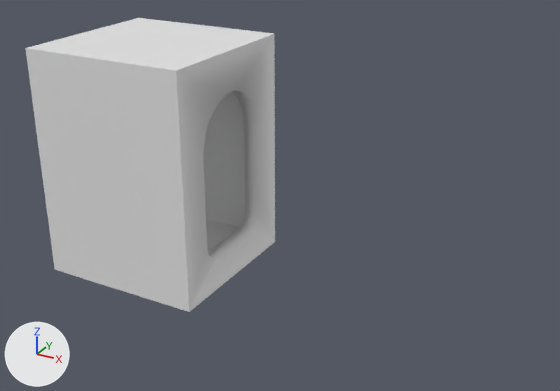
Before and after pictures for a commit that changed the Blender file Models/GroupD/Factory Kit/Rooms/Smelter Room/Wall/FI-076 Smeltery DoorFrame.blend.
Camera for both pictures: a 50 mm camera at (5.6, -7.14, 4.76) aimed at (1.71, -0.07, 1.23). The lights are fixed; the arrows at lower left show +X, +Y and +Z.

The scene before the commit, as lines of its bpy script (objects in view):
```python
me_cube = bpy.data.meshes.new('Cube')
me_cube.from_pydata(...)  # 114 vertices, 12 faces; spans x -0.9..0.95, y -0.9..0.9, z 0.1..2.7
me_cube.polygons.foreach_set('use_smooth', [True] * 12)
me_cube_002 = bpy.data.meshes.new('Cube.002')
me_cube_002.from_pydata(...)  # 10 vertices, 7 faces; spans x -0.06..2.14, y -0.6..0.6, z 0.0..2.0
ob_fi_76_smeltery_doorframe = bpy.data.objects.new('FI-76 Smeltery DoorFrame', me_cube)
ob_fi_76_smeltery_doorframe.location = (0.0, 0.0, 0.0)
_m = ob_fi_76_smeltery_doorframe.modifiers.new('Solidify', 'SOLIDIFY')
_m.thickness = 0.2
_m.offset = 0.0
_m.use_even_offset = True
ob_smeltery_door = bpy.data.objects.new('Smeltery Door', me_cube_002)
ob_smeltery_door.location = (0.0, 0.0, 0.2)
ob_smeltery_door.rotation_euler = (0.0, 0.0, -1.571)  # degrees (0, 0, -90)
ob_smeltery_door.scale = (1.1, 1.1, 1.1)
_m = ob_smeltery_door.modifiers.new('Bevel', 'BEVEL')
_m.width = 1.56
_m.width_pct = 1.56
_m.segments = 10
_m.limit_method = 'WEIGHT'
ob_smeltery_door.hide_set(True)
```
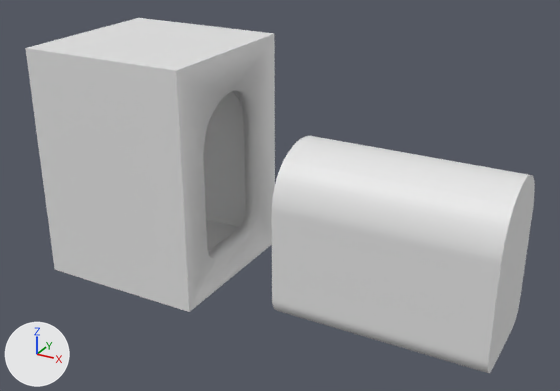
Commit message: Alex started working on smelter room door

The edits, one by one:
Object 'Smeltery Door' (ob_smeltery_door) turns from (0, 0, -90) to (0, 0, 0) degrees about x, y and z.
Object 'Smeltery Door' (ob_smeltery_door) moves from (0.0, 0.0, 0.2) to (2.0, 0.0, 0.0).
Object 'Smeltery Door' (ob_smeltery_door) is now shown.

Location of each change, (x1, y1, x2, y2) in pixels of the pictures (560 x 391 px):
'Smeltery Door', shown
    after: (272, 136, 535, 373)
